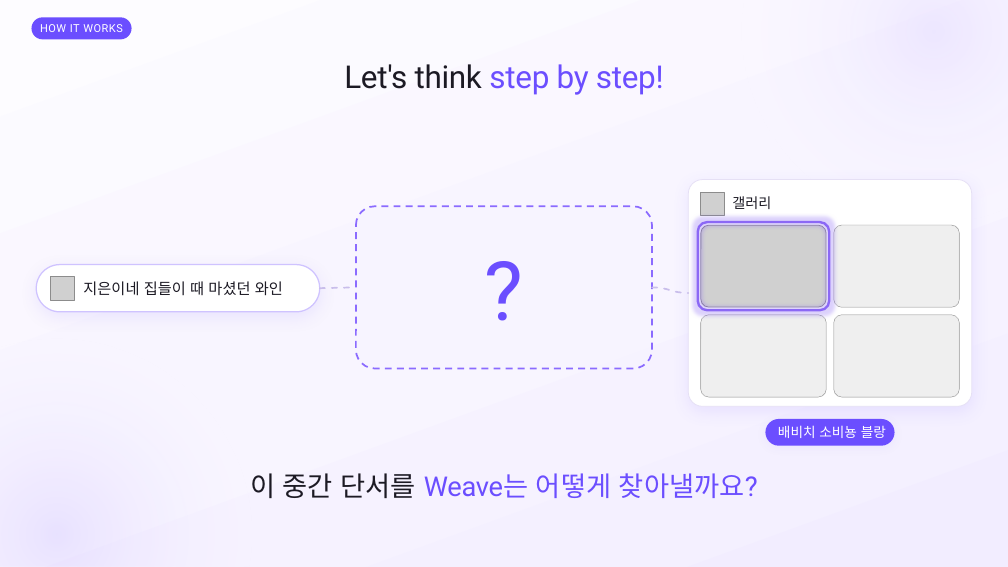
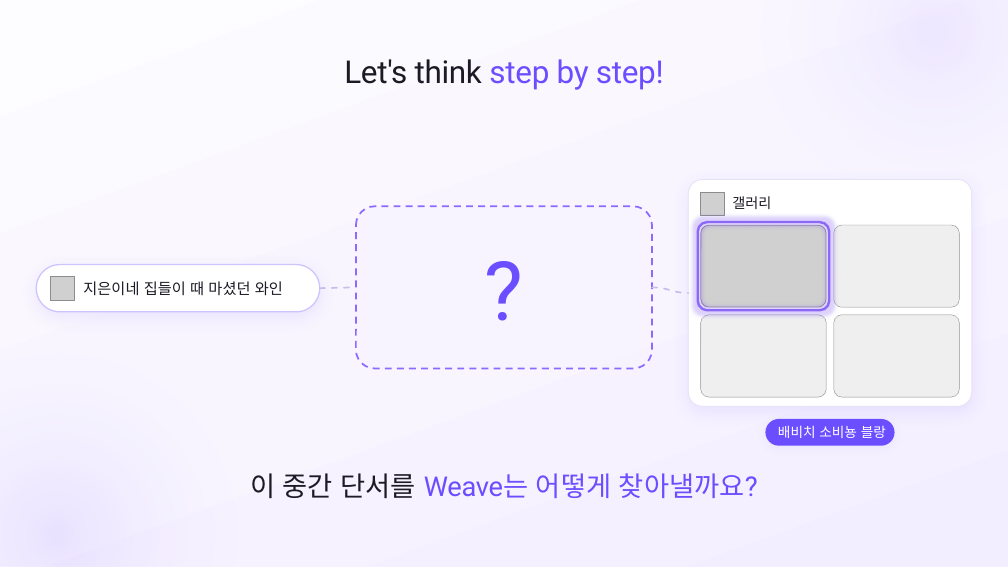
Before and after one commit to SB-Jo/t3, a slide deck: slide 11 of weave/결선준비/09_HowItWorks/HowItWorks_Argon_claude.pptx. Drawn at 1008x567 pixels with LibreOffice and Linux fonts; fonts in the diff are those of the drawing; grey boxes stand for pictures. Boxes give left, top, right and bottom in pixels: in the first picture for what was removed or moved away, otherwise in the second. Text is boxed around its words. In the diff, an @@ line names an element or a change of style, - is before the commit and + after.

```diff
--- a/weave/결선준비/09_HowItWorks/HowItWorks_Argon_claude.pptx
+++ b/weave/결선준비/09_HowItWorks/HowItWorks_Argon_claude.pptx
@@ rounded rectangle removed at (32, 17, 132, 39) @@
-HOW IT WORKS
@@ text "Let's think step by step!": place and size @@
-text "Let's think step by step!" at (344, 64, 664, 95)
+text "Let's think step by step!" at (344, 59, 664, 90)
```
Also in this commit, not shown: 28 other slides changed, 54 other files.
